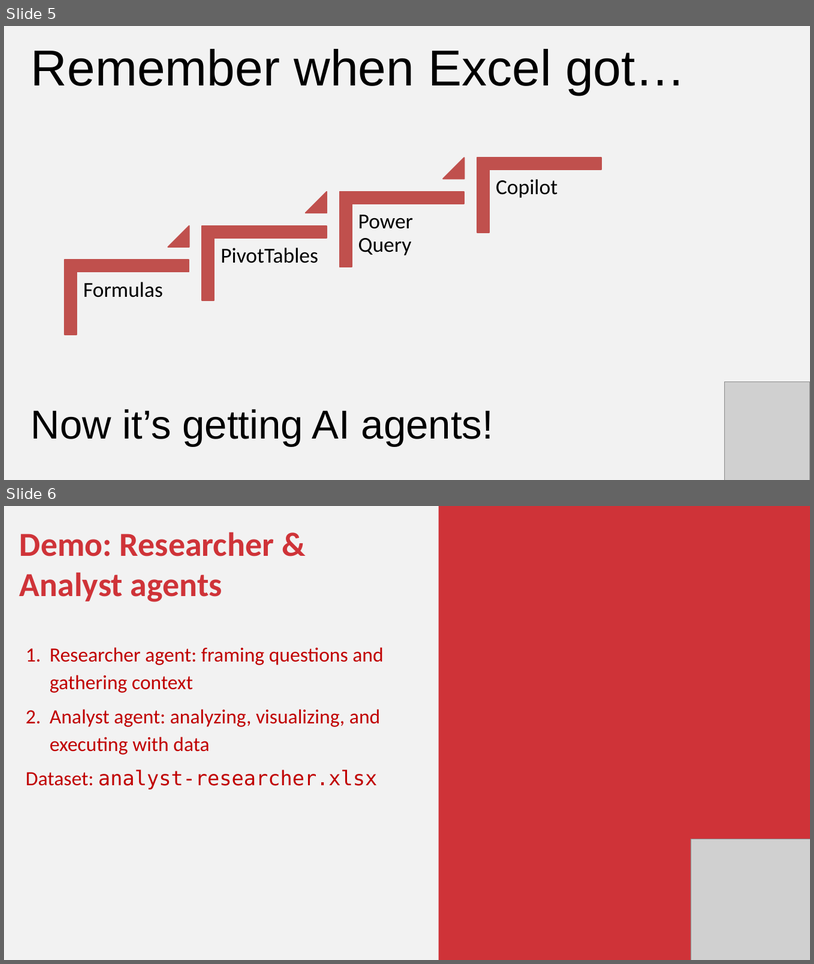
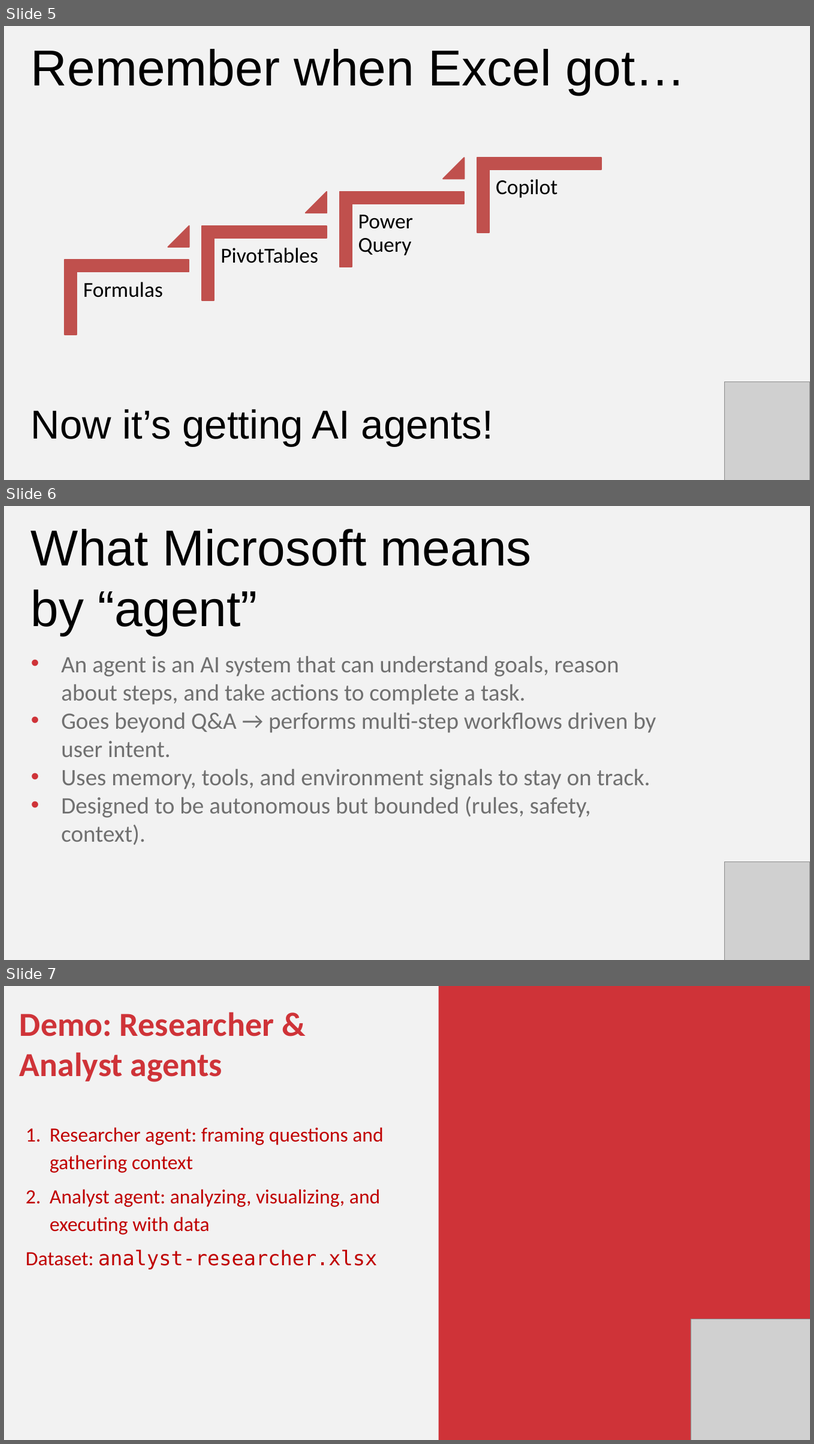
Before and after one commit to stringfestdata/gxls-first-excel-agent, a slide deck: first-excel-agent.pptx. Shown one above the other, each under a label of ours: slides 5 and 6 before the commit, slides 5, 6 and 7 after it. The pictures are 814x964 and 814x1444 pixels, drawn with LibreOffice and Linux fonts; fonts in the diff are those of the drawing; grey boxes stand for pictures. Boxes give left, top, right and bottom in pixels: in the first picture for what was removed or moved away, otherwise in the second. Text is boxed around its words. In the diff, an @@ line names an element or a change of style, - is before the commit and + after.

```diff
--- a/first-excel-agent.pptx
+++ b/first-excel-agent.pptx
@@ slide 6 added at (4,506,810,960), background #F2F2F2 @@
@@ text added at (31,529,532,636), 90 pt, text #000000 @@
+What Microsoft means by “agent”
@@ text added at (61,656,656,844), 42 pt, text #707070 @@
+• An agent is an AI system that can understand goals, reason about steps, and take actions to complete a task.
+• Goes beyond Q&A → performs multi-step workflows driven by user intent.
+• Uses memory, tools, and environment signals to stay on track.
+• Designed to be autonomous but bounded (rules, safety, context).
@@ picture added at (725,861,810,960) @@
@@ what was slide 6 is now slide 7 @@
```
